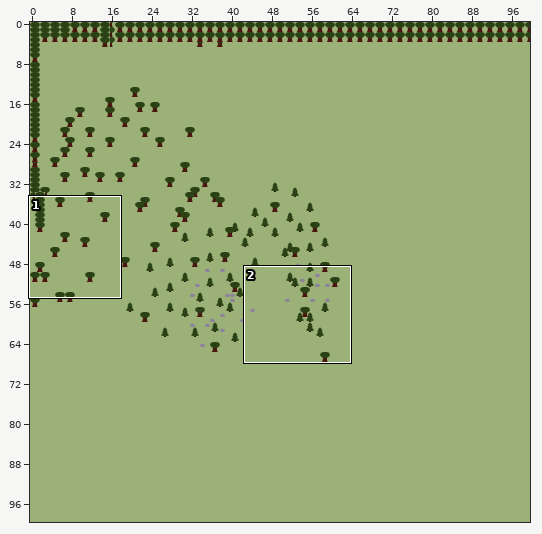
Two versions of a level (Tiled map, Levels/level_data/first_map.tmx). The picture above shows the old version from afar; the outline marks the close-up.
Close-up. Old version:
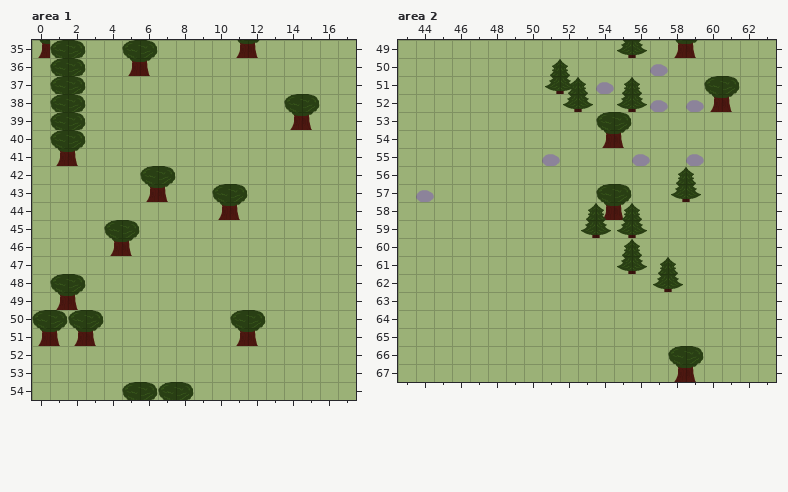
Cells are 64x64 px. Shown: area 1 x 0..17, y 35..54; area 2 x 43..63, y 49..67. The commit also changed other parts of the map, which this record leaves out.
The same view after the edit:
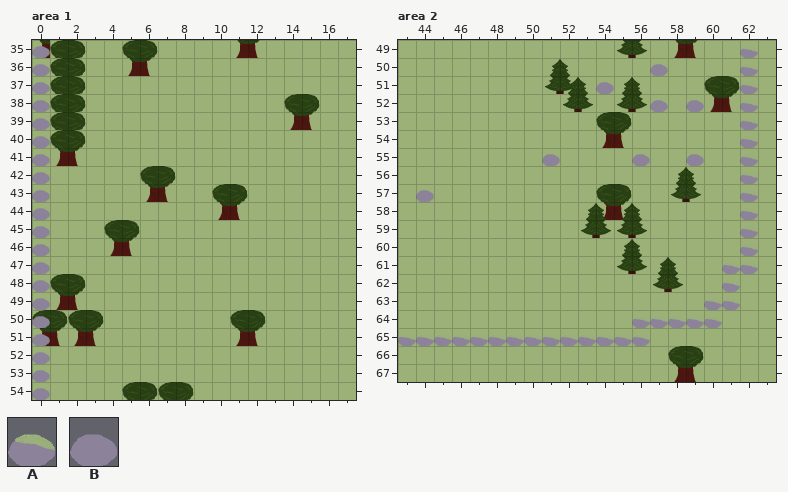
Key: from "rock": A 0; from "rock_nomoss": B 0.
_ is an empty cell.
Tiles of an added or newly shown layer are drawn over the layers below it.
The commit says: added barrier. working state!
Difference:
Layer "Barrier" (added), area 1:
The author put tile B in rows 35 to 54 at x 0.
Layer "Barrier" (added), area 2:
The author put tile A in rows 49 to 60 at x 62; in row 61 at x 61 to 62; in row 62 at x 61; in row 63 at x 60 to 61; in row 64 at x 56 to 60; in row 65 at x 43 to 56.
Boxes around the changes in both close-ups, in picture pixels (x1, y1, x2, y2):
added: (32, 46, 50, 400)
added: (398, 47, 758, 346)
